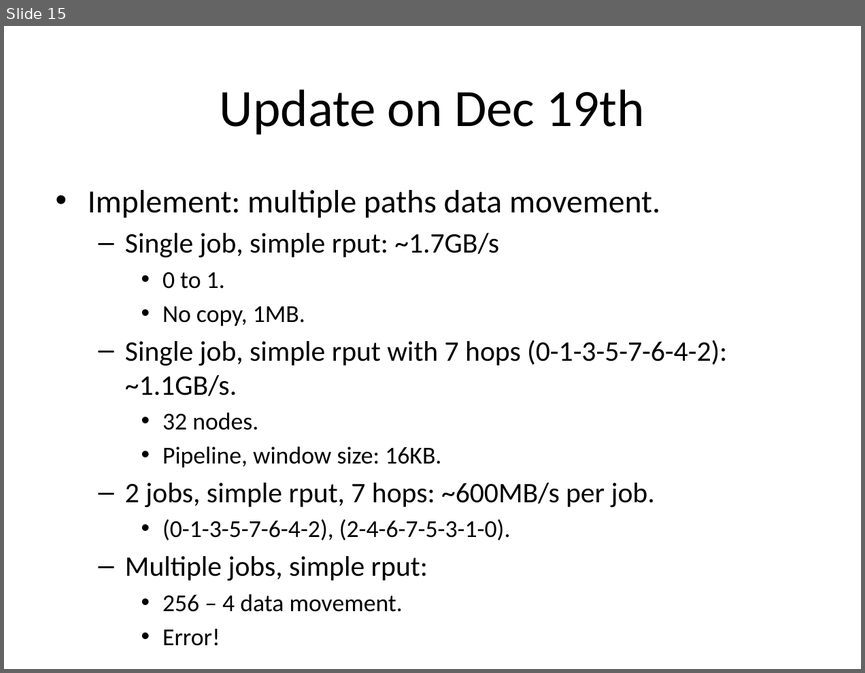
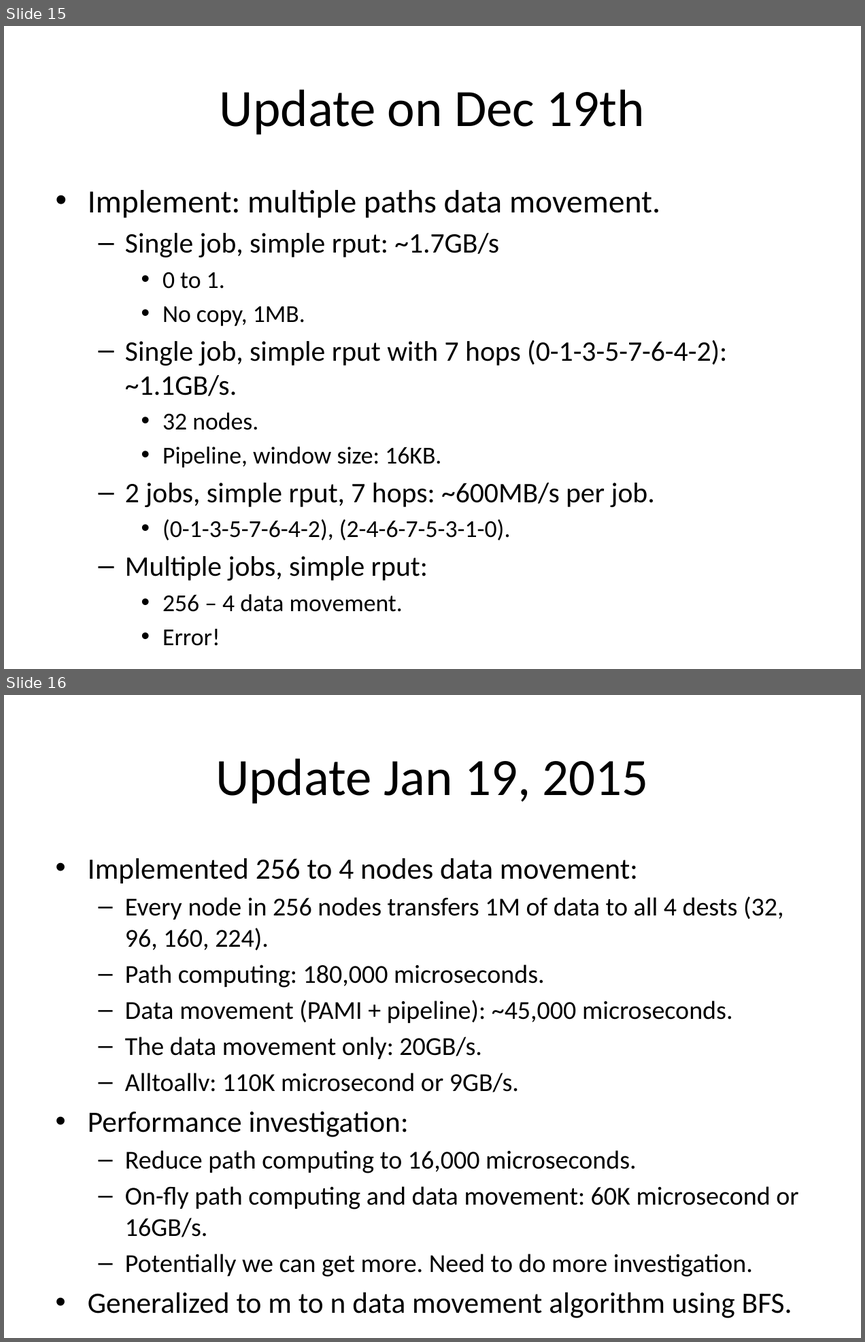
Before and after one commit to huyba/optiq, a slide deck: docs/argonne_weekly_update.pptx. Shown one above the other, each under a label of ours: slide 15 before the commit, slides 15 and 16 after it. The pictures are 865x673 and 865x1342 pixels, drawn with LibreOffice and Linux fonts; fonts in the diff are those of the drawing. Boxes give left, top, right and bottom in pixels: in the first picture for what was removed or moved away, otherwise in the second. Text is boxed around its words. In the diff, an @@ line names an element or a change of style, - is before the commit and + after.

Commit message:
data gen for Yen's k shortest paths

```diff
--- a/docs/argonne_weekly_update.pptx
+++ b/docs/argonne_weekly_update.pptx
@@ slide 16 added at [4, 695, 861, 1338], background #FFFFFF @@
@@ title added at [215, 758, 649, 804], 44 pt, text #000000 @@
+Update Jan 19, 2015
@@ text added at [88, 858, 798, 1318], 21.7 pt, text #000000 @@
+• Implemented 256 to 4 nodes data movement:
+  – Every node in 256 nodes transfers 1M of data to all 4 dests (32, 96, 160, 224).
+  – Path computing: 180,000 microseconds.
+  – Data movement (PAMI + pipeline): ~45,000 microseconds.
+  – The data movement only: 20GB/s.
+  – Alltoallv: 110K microsecond or 9GB/s.
+• Performance investigation:
+  – Reduce path computing to 16,000 microseconds.
+  – On-fly path computing and data movement: 60K microsecond or 16GB/s.
+  – Potentially we can get more. Need to do more investigation.
+• Generalized to m to n data movement algorithm using BFS.
```
Also in this commit, not shown: 1 other slide added, 4 other files.
